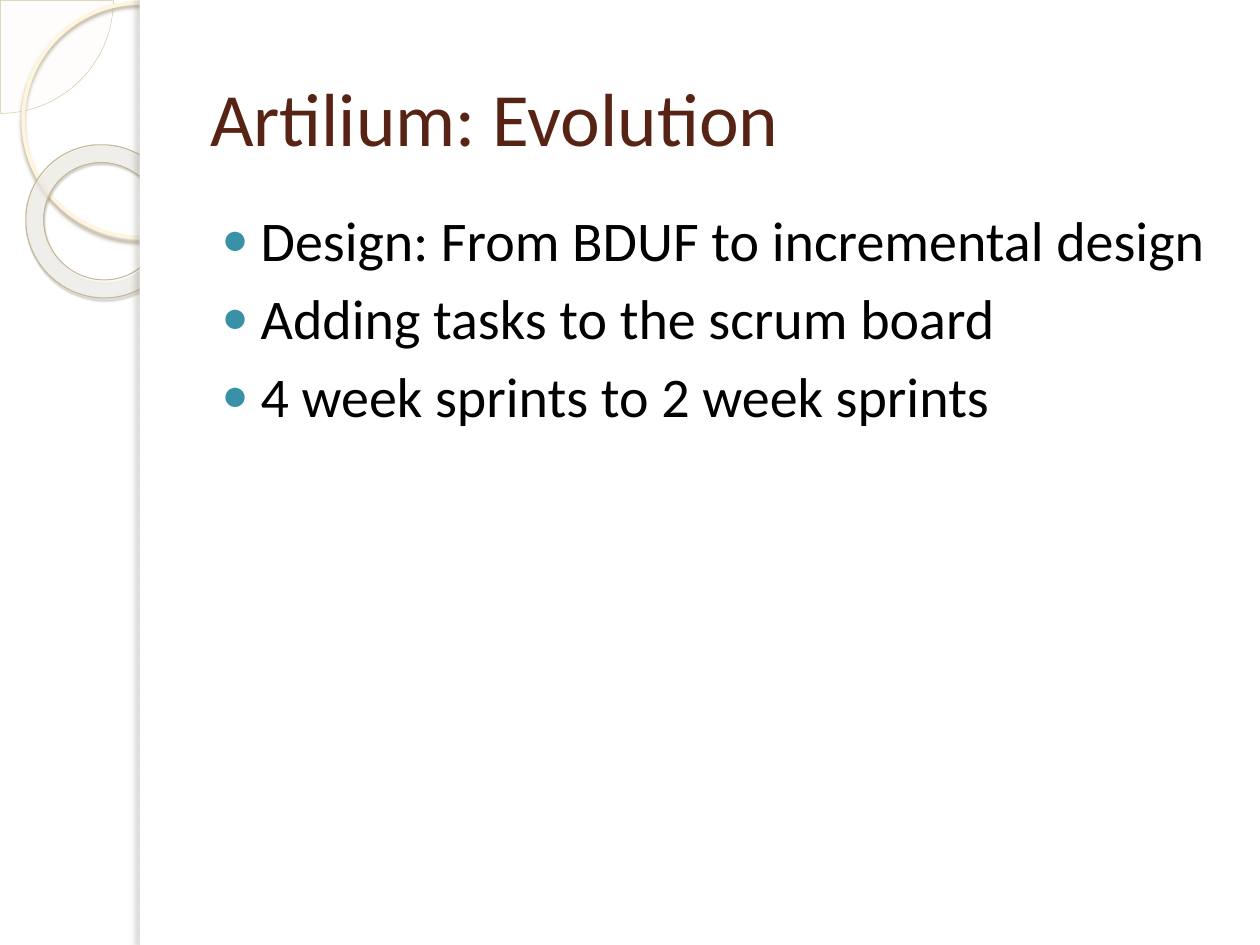
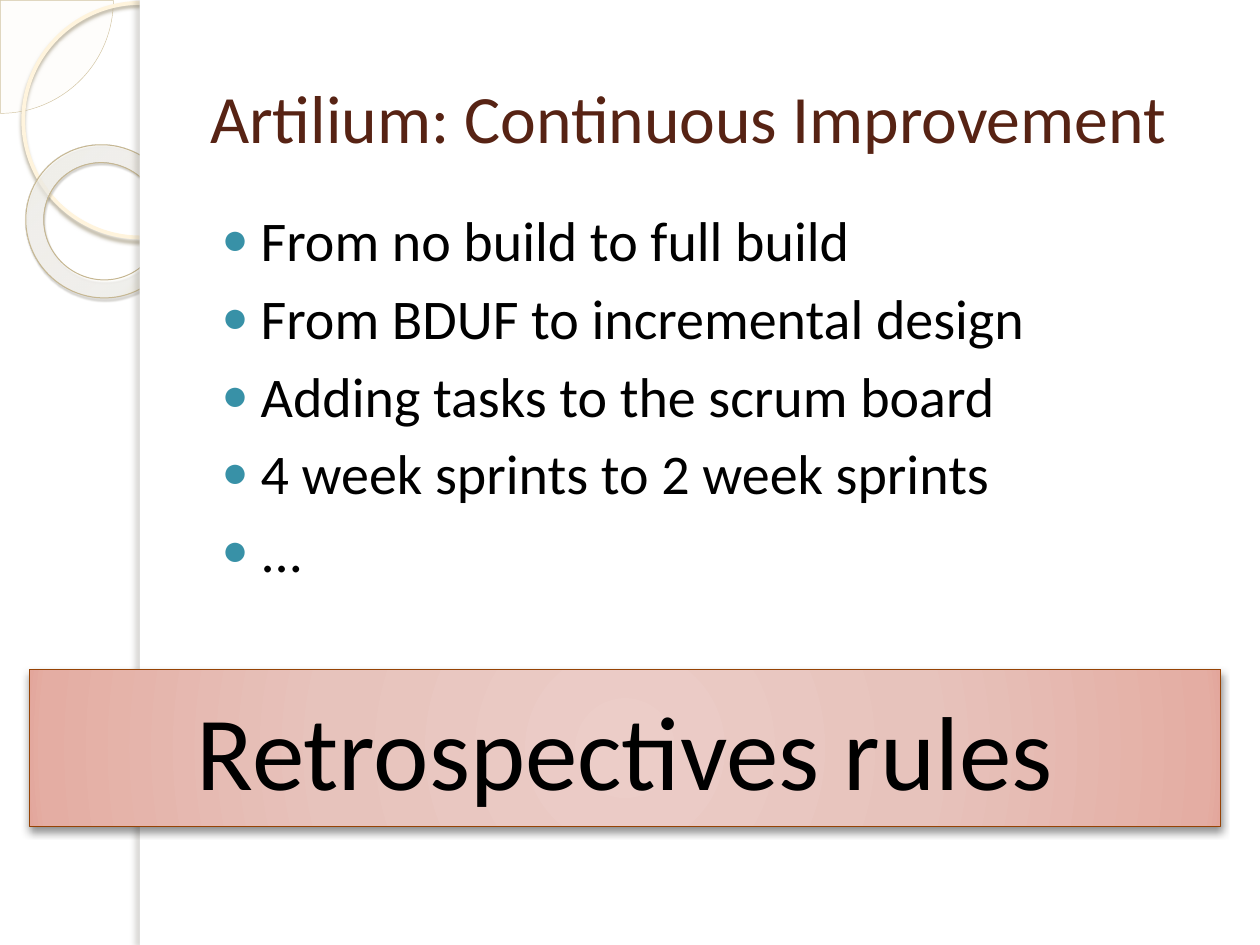
Before and after one commit to michelgrootjans/foresee, a slide deck: slide 16 of Agile.net/Agile.net.pptx. Drawn at 1260x945 pixels with LibreOffice and Linux fonts; fonts in the diff are those of the drawing; background and template pictures are left out. Boxes give left, top, right and bottom in pixels: in the first picture for what was removed or moved away, otherwise in the second. Text is boxed around its words. In the diff, an @@ line names an element or a change of style, - is before the commit and + after.

```diff
--- a/Agile.net/Agile.net.pptx
+++ b/Agile.net/Agile.net.pptx
@@ title at (x1=210, y1=96, x2=1166, y2=154): text changed; size 43 to 38.7 pt @@
-Artilium: Evolution
+Artilium: Continuous Improvement
@@ text at (x1=261, y1=222, x2=1024, y2=503): paragraph added @@
+● ...
@@ text at (x1=261, y1=222, x2=1024, y2=349): text changed @@
-● Design: From BDUF to incremental design
+● From no build to full build
+● From BDUF to incremental design
@@ rectangle added at (x1=29, y1=669, x2=1220, y2=827), fill gradient #ECCEC9 to #E9C3BC to #E4AFA4 to #E4A89B, outline #964305 0.75 pt, 60 pt, text #000000 @@
+Retrospectives rules
```
Also in this commit, not shown: 3 other slides changed, 2 slides added, 1 other file.
